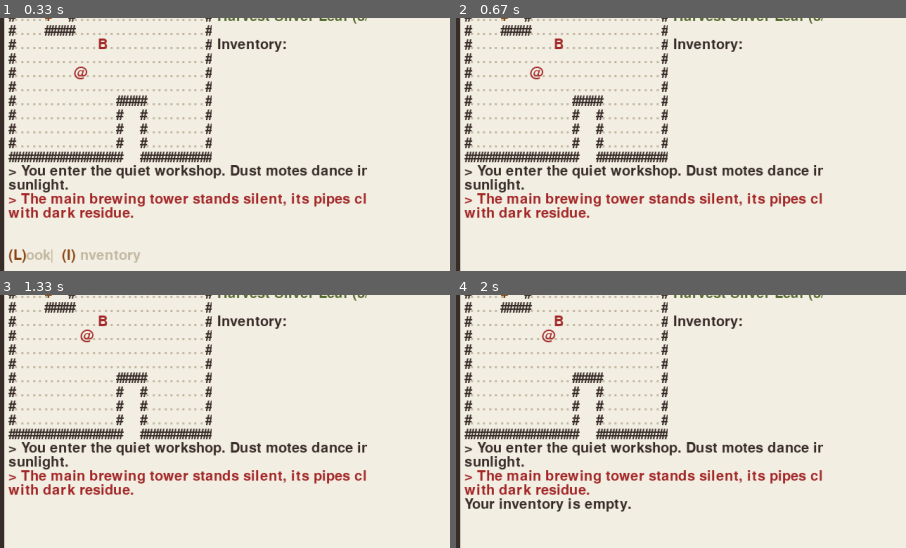
Above: before the commit, frames 1-4 (two rows, left to right).
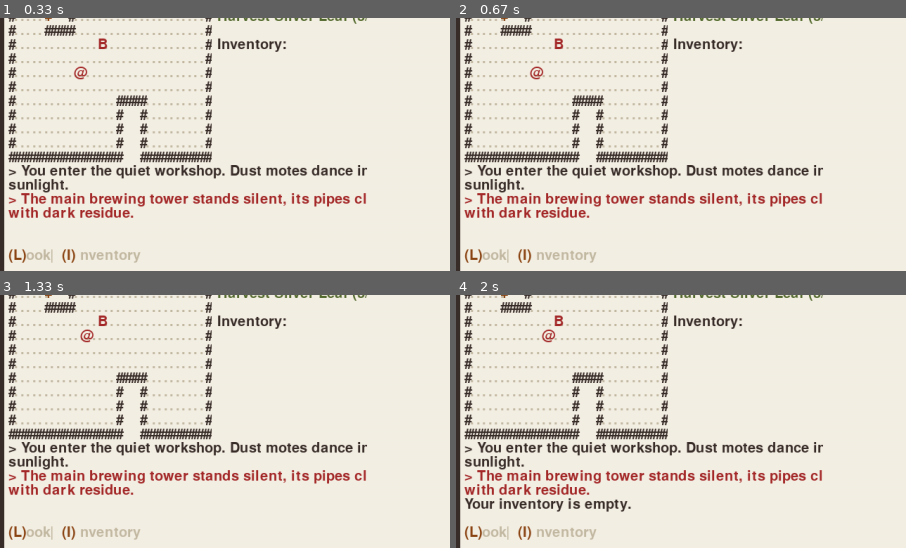
Above: after the commit, the same moments.

Repository: chenxing-dev/pygame-potion-crafter
Game: pygame game, started from src/main.py
The game is run twice, just before and just after one commit, with the same random seed, the same clock (stepped at 60 frames per second) and the same inputs.
Inputs:
- Up to frame 1 (0.33 s): no input
- Up to frame 2 (0.67 s): tap E at 0.33 s
- Up to frame 3 (1.33 s): hold Right 0.67-1.13 s; hold Up from 1.17 s (still down)
- Up to frame 4 (2 s): release Up at 1.47 s; hold Right 1.5-1.97 s; tap I at 1.65 s
The pictures show only the part of the screen within x 0-50%, y 17-67%; the shares and areas given below are measured in that part.

Frame 1 is identical in both runs. In frame 2, 0.6% of the frame differs, in the area x 2-32%, y 91-97%; in frame 3, 0.6%; in frame 4, 0.6%.

Commit message:
refactor interaction types

Diff:
--- a/src/engine.py
+++ b/src/engine.py
@@ -162,6 +162,27 @@
         self.cancel_key = "C"  # 默认取消键
         self.cancel_text = "(C)ancel"
 
+        # 定义交互动作
+        self.interaction_types = {
+            "clean": "C",
+            "examine": "E",
+            "harvest": "H",
+            "talk": "T",
+            "use": "U",
+        }
+
+    def get_available_interactions(self):
+        """获取玩家当前位置可用的交互动作"""
+        available = set()
+
+        for action_type, key in self.interaction_types.items():
+            # 检查附近是否有此类可交互对象
+            targets, _ = self.get_nearby_interaction_targets(action_type)
+            if targets:
+                available.add((action_type, key))
+
+        return list(available)
+
     def get_nearby_interaction_targets(self, action_type):
         """获取玩家附近可交互的对象"""
         directions = [(0, 0), (0, -1), (-1, 0), (1, 0), (0, 1)]
@@ -484,14 +505,14 @@
         actions = [("L", "ook"), ("I", "nventory")]
         if not self.interaction_system:
             return actions
-        if self.interaction_system and self.interaction_system.interaction_mode:
+
+        if self.interaction_system.interaction_mode:
             return self.interaction_system.get_interaction_menu_items()
 
-        # 检查附近是否有可Examine对象
-        examine_targets, _ = self.interaction_system.get_nearby_interaction_targets(
-            "examine")
-        if examine_targets:
-            actions.insert(0, ("E", "xamine"))
+        # Add context-sensitive actions
+        available_interactions = self.interaction_system.get_available_interactions()
+        for action, key in available_interactions:
+            actions.insert(0, (key, action[1:]))
 
         return actions
 
@@ -590,11 +611,6 @@
                     elif isinstance(message, str):
                         self.add_message(message)
 
-            elif event.key == pygame.K_e:
-                # Examine action
-                if self.interaction_system:
-                    self.interaction_system.start_interaction("examine")
-
             elif event.key == pygame.K_i:
                 # Opening inventory does not pass a turn
                 self.show_inventory(player)
@@ -603,6 +619,15 @@
             elif event.key == pygame.K_l:  # 查看
                 self.look_around()
                 continue
+
+            elif self.interaction_system:
+                # Check for context-sensitive actions
+                available_interactions = self.interaction_system.get_available_interactions()
+
+                for action_type, key in available_interactions:
+                    if event.key == pygame.key.key_code(key):
+                        self.interaction_system.start_interaction(action_type)
+                        break
 
             # After handling a player action that passes a turn,
             # advance the world state
Not shown, changed: doc/DESIGN.md
